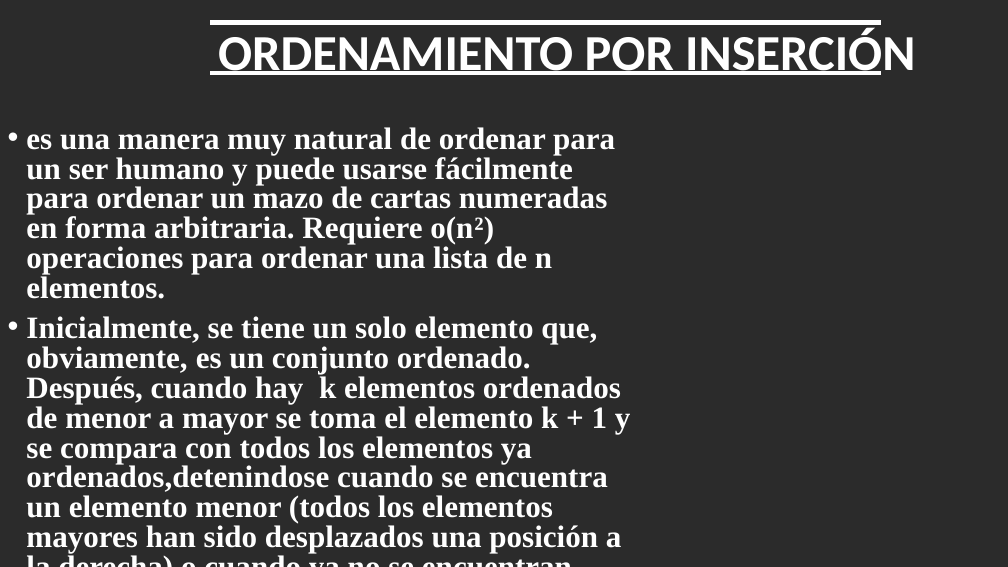
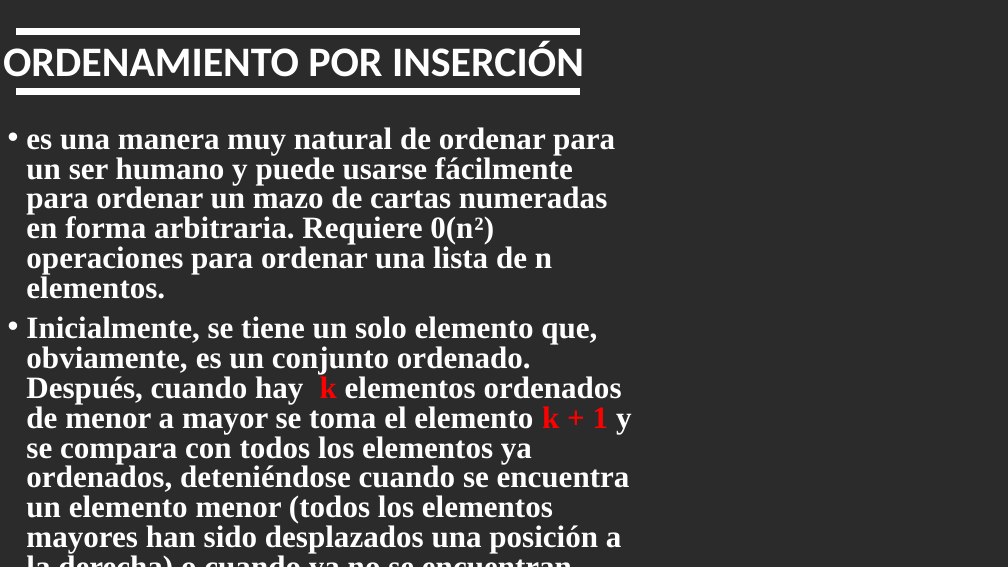
Before and after one commit to Johann3421/Algor_Ord_Insercion, a slide deck: slide 2 of Orde_insercion.pptx. Drawn at 1008x567 pixels with LibreOffice and Linux fonts; fonts in the diff are those of the drawing; background and template pictures are left out; a plain dark background stands for a picture behind light text. Boxes give left, top, right and bottom in pixels: in the first picture for what was removed or moved away, otherwise in the second. Text is boxed around its words. In the diff, an @@ line names an element or a change of style, - is before the commit and + after.

```diff
--- a/Orde_insercion.pptx
+++ b/Orde_insercion.pptx
@@ rectangle at [17, 28, 580, 34]: mirrored @@
@@ rectangle: place and size @@
-rectangle at [211, 21, 882, 25]
+rectangle at [17, 28, 580, 34]
@@ title "ORDENAMIENTO POR INSERCIÓN": place and size @@
-title "ORDENAMIENTO POR INSERCIÓN" at [218, 29, 915, 75]
+title "ORDENAMIENTO POR INSERCIÓN" at [3, 42, 584, 77]
@@ title "ORDENAMIENTO POR INSERCIÓN" at [3, 42, 584, 77]: size 48 to 40 pt; alignment left to centre @@
@@ rectangle: place and size @@
-rectangle at [211, 71, 882, 75]
+rectangle at [17, 88, 580, 95]
@@ rectangle at [17, 88, 580, 95]: mirrored @@
@@ text at [26, 127, 632, 553]: text changed @@
-• es una manera muy natural de ordenar para un ser humano y puede usarse fácilmente para ordenar un mazo de cartas numeradas en forma arbitraria. Requiere o(n²) operaciones para ordenar una lista de n elementos.
-• Inicialmente, se tiene un solo elemento que, obviamente, es un conjunto ordenado. Después, cuando hay k elementos ordenados de menor a mayor se toma el elemento k + 1 y se compara con todos los elementos ya ordenados,detenindose cuando se encuentra un elemento menor (todos los elementos mayores han sido desplazados una posición a la derecha) o cuando ya no se encuentran elementos.
+• es una manera muy natural de ordenar para un ser humano y puede usarse fácilmente para ordenar un mazo de cartas numeradas en forma arbitraria. Requiere 0(n²) operaciones para ordenar una lista de n elementos.
+• Inicialmente, se tiene un solo elemento que, obviamente, es un conjunto ordenado. Después, cuando hay k elementos ordenados de menor a mayor se toma el elemento k + 1 y se compara con todos los elementos ya ordenados, deteniéndose cuando se encuentra un elemento menor (todos los elementos mayores han sido desplazados una posición a la derecha) o cuando ya no se encuentran elementos.
```
Also in this commit, not shown: 1 other slide changed.
